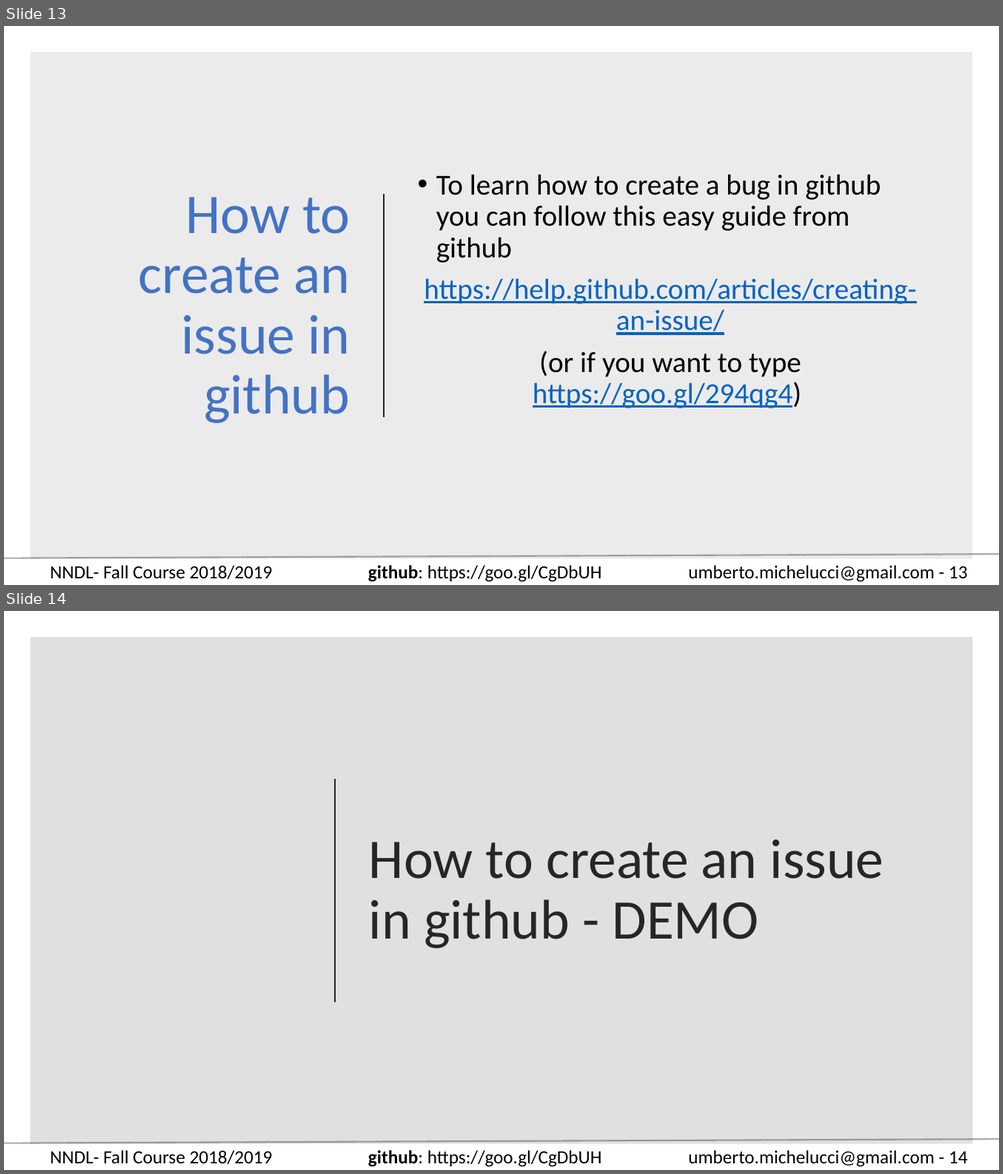
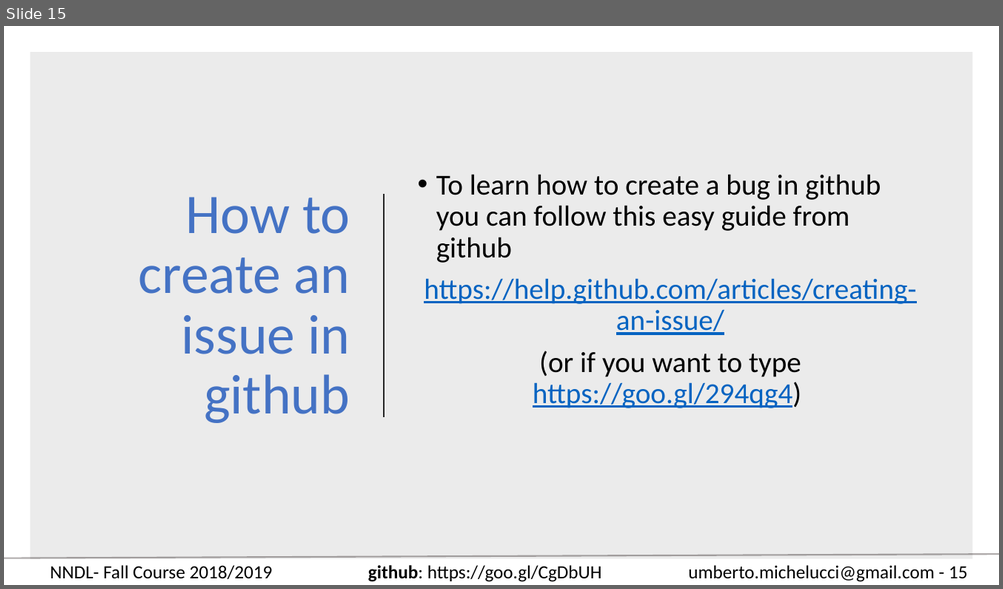
Before and after one commit to toelt-llc/COURSE-zhaw-dlcourse-spring2019, a slide deck: Week 1 - Mathematic introduction/NNDL - Fall 18 Week 1 - Administration and basics.pptx. Shown one above the other, each under a label of ours: slides 13 and 14 before the commit, slide 15 after it. The pictures are 1003x1174 and 1003x589 pixels, drawn with LibreOffice and Linux fonts; fonts in the diff are those of the drawing. Boxes give left, top, right and bottom in pixels: in the first picture for what was removed or moved away, otherwise in the second. Text is boxed around its words. In the diff, an @@ line names an element or a change of style, - is before the commit and + after.

```diff
--- a/Week 1 - Mathematic introduction/NNDL - Fall 18 Week 1 - Administration and basics.pptx
+++ b/Week 1 - Mathematic introduction/NNDL - Fall 18 Week 1 - Administration and basics.pptx
@@ slide 14 removed at box(4, 611, 999, 1170), background #FFFFFF; not listed: 4 template elements that a slide beside it also shows @@
@@ rectangle removed at box(30, 637, 973, 1145) @@
@@ line removed from (336, 779) to (336, 1002) @@
@@ title removed at box(369, 840, 884, 948) @@
-How to create an issue in github - DEMO
@@ what was slide 13 is now slide 15 @@
@@ text at box(688, 565, 967, 582): text changed @@
-umberto.michelucci@gmail.com - 13
+umberto.michelucci@gmail.com - 15
```
Also in this commit, not shown: 6 slides changed, 3 slides added, 1 other slide removed.
